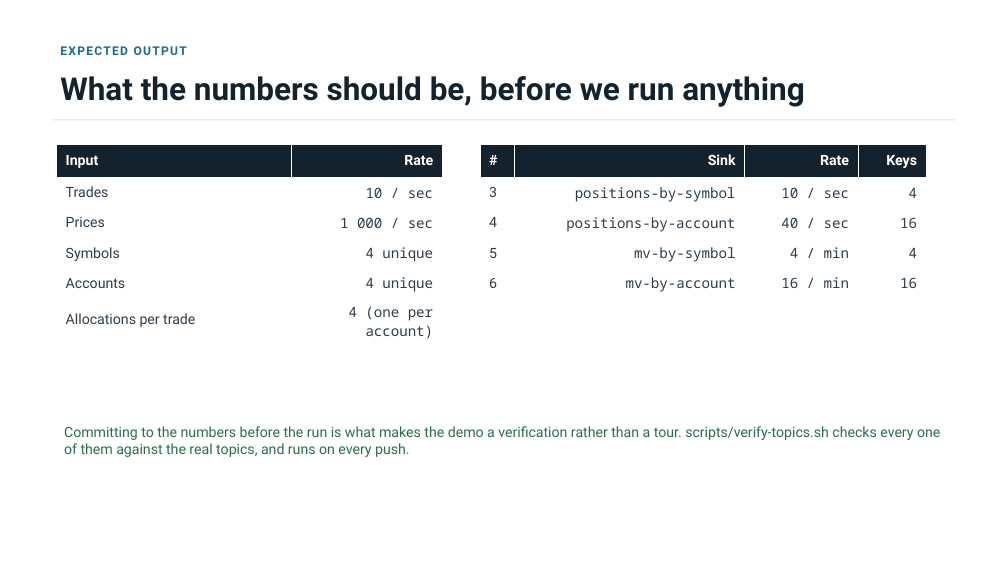
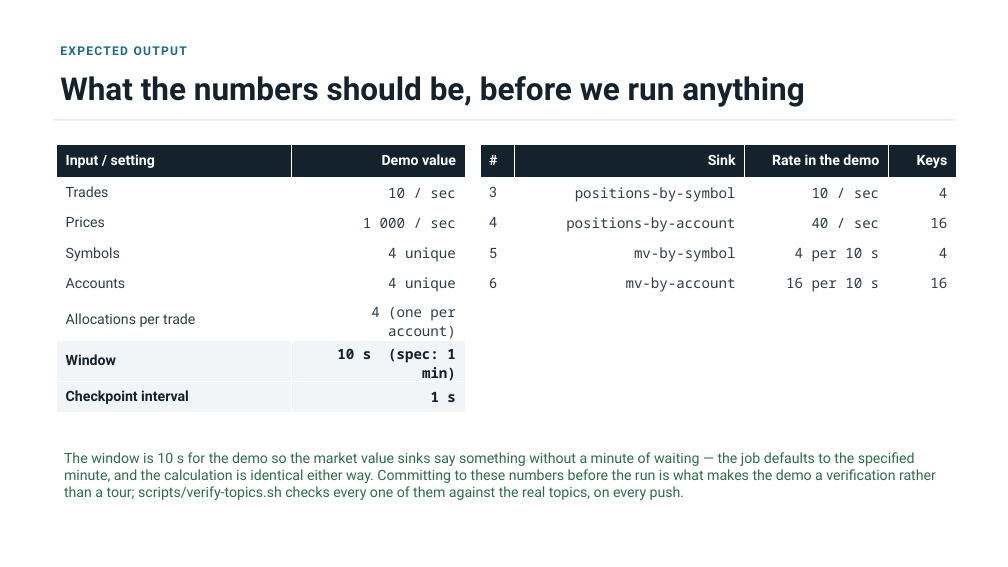
Before and after one commit to jimzucker/flink-training, a slide deck: slide 4 of docs/steps/step-13/final-demo-handout.pptx. Drawn at 1008x567 pixels with LibreOffice and Linux fonts; fonts in the diff are those of the drawing. Boxes give left, top, right and bottom in pixels: in the first picture for what was removed or moved away, otherwise in the second. Text is boxed around its words. In the diff, an @@ line names an element or a change of style, - is before the commit and + after.

```diff
--- a/docs/steps/step-13/final-demo-handout.pptx
+++ b/docs/steps/step-13/final-demo-handout.pptx
@@ table at box(57, 144, 465, 408) @@
-row 1, column 1: Input
+row 1, column 1: Input / setting
-row 1, column 2: Rate
+row 1, column 2: Demo value
+row 7: Window | 10 s (spec: 1 min)
+row 8: Checkpoint interval | 1 s
@@ table: place and size @@
-table at box(57, 144, 442, 343)
+table at box(57, 144, 465, 408)
@@ table at box(480, 144, 957, 299) @@
-row 1, column 3: Rate
+row 1, column 3: Rate in the demo
-row 4, column 3: 4 / min
+row 4, column 3: 4 per 10 s
-row 5, column 3: 16 / min
+row 5, column 3: 16 per 10 s
@@ table: place and size @@
-table at box(480, 144, 926, 299)
+table at box(480, 144, 957, 299)
@@ text at box(64, 452, 936, 500): text changed @@
-Committing to the numbers before the run is what makes the demo a verification rather than a tour. scripts/verify-topics.sh checks every one of them against the real topics, and runs on every push.
+The window is 10 s for the demo so the market value sinks say something without a minute of waiting — the job defaults to the specified minute, and the calculation is identical either way. Committing to these numbers before the run is what makes the demo a verification rather than a tour; scripts/verify-topics.sh checks every one of them against the real topics, on every push.
```
Also in this commit, not shown: 3 other slides changed, 5 other files.
